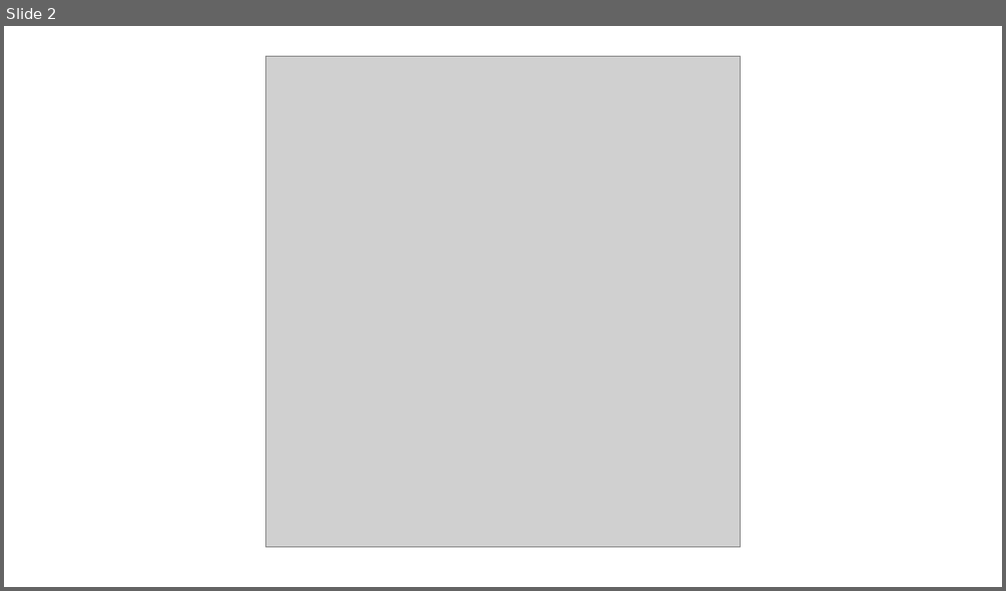
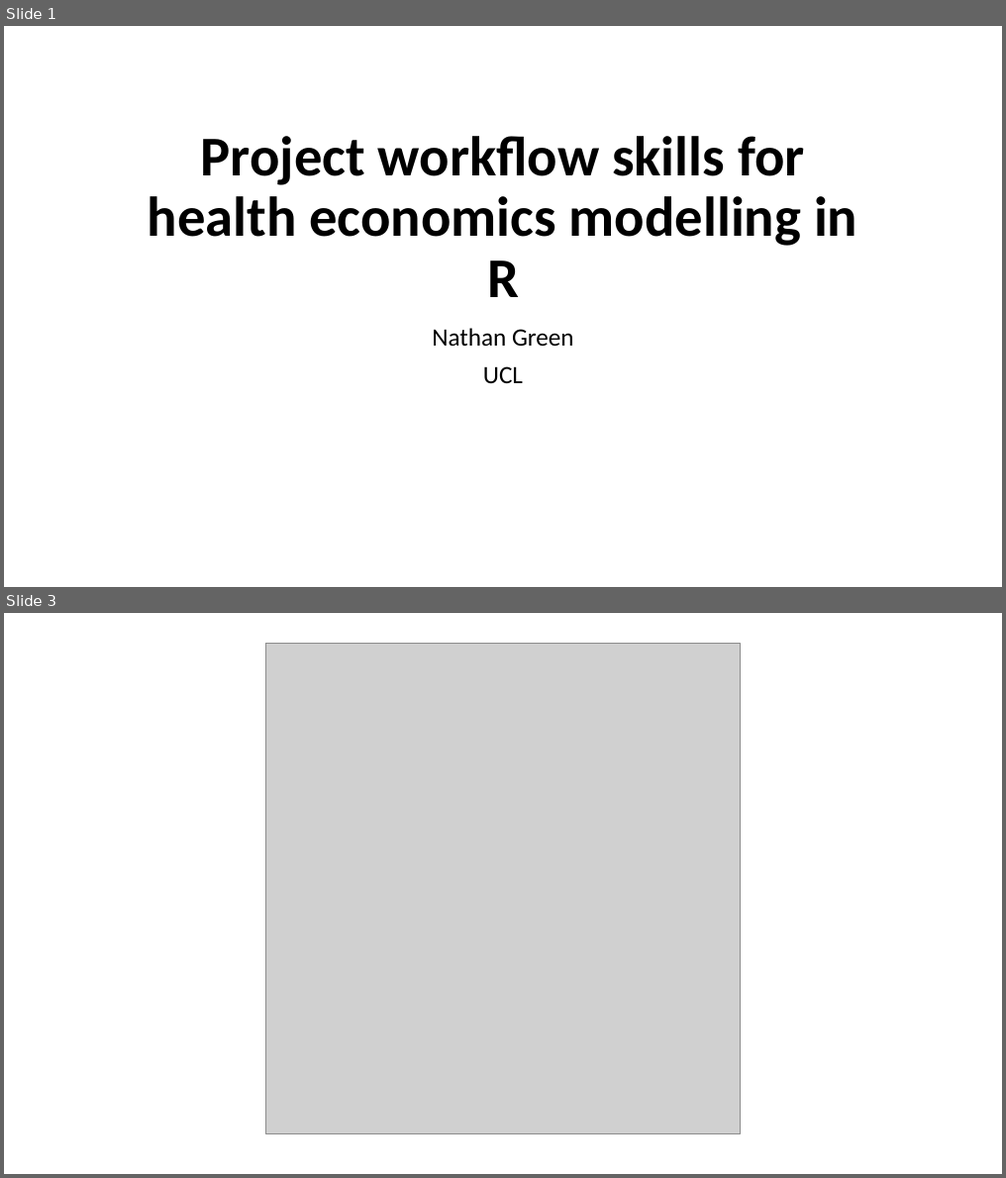
Before and after one commit to sophiefeldmanbright/ScHARR-open-science-workshop, a slide deck: content/resources/Introduction.pptx. Shown one above the other, each under a label of ours: slide 2 before the commit, slides 1 and 3 after it; the slides between them are not shown. The pictures are 1006x591 and 1006x1178 pixels, drawn with LibreOffice and Linux fonts; fonts in the diff are those of the drawing; grey boxes stand for pictures. Boxes give left, top, right and bottom in pixels: in the first picture for what was removed or moved away, otherwise in the second. Text is boxed around its words. In the diff, an @@ line names an element or a change of style, - is before the commit and + after.

```diff
--- a/content/resources/Introduction.pptx
+++ b/content/resources/Introduction.pptx
@@ slide 1 added at [4, 26, 1002, 587], background #FFFFFF @@
@@ title added at [148, 136, 857, 297], 54 pt, text #000000, bold @@
+Project workflow skills for health economics modelling in R
@@ subtitle added at [432, 328, 574, 383], 24 pt, text #000000 @@
+Nathan Green
+UCL
@@ what was slide 2 is now slide 3 @@
```
Also in this commit, not shown: 3 other slides added, 2 slides removed, 12 other files.
